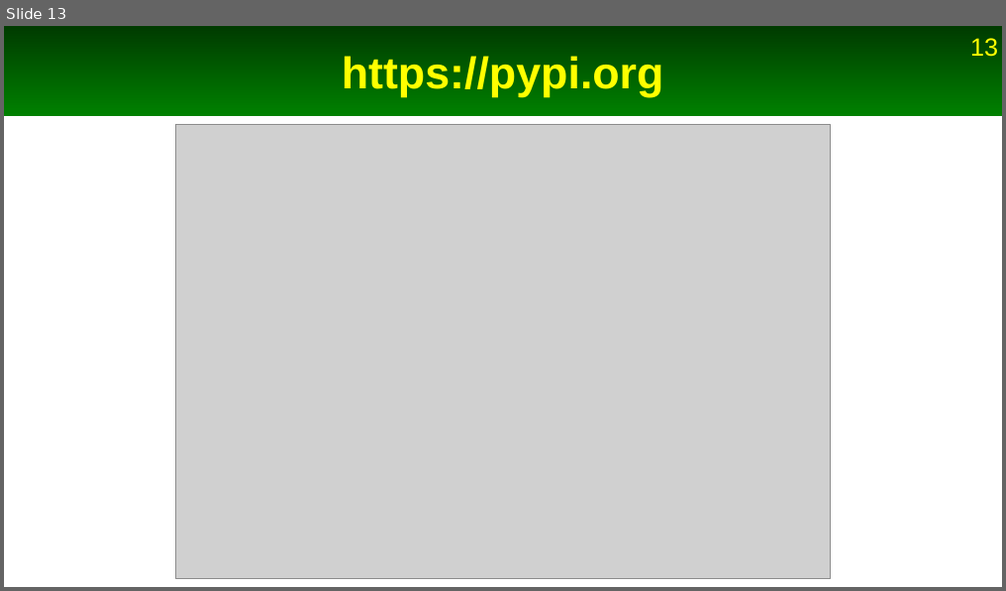
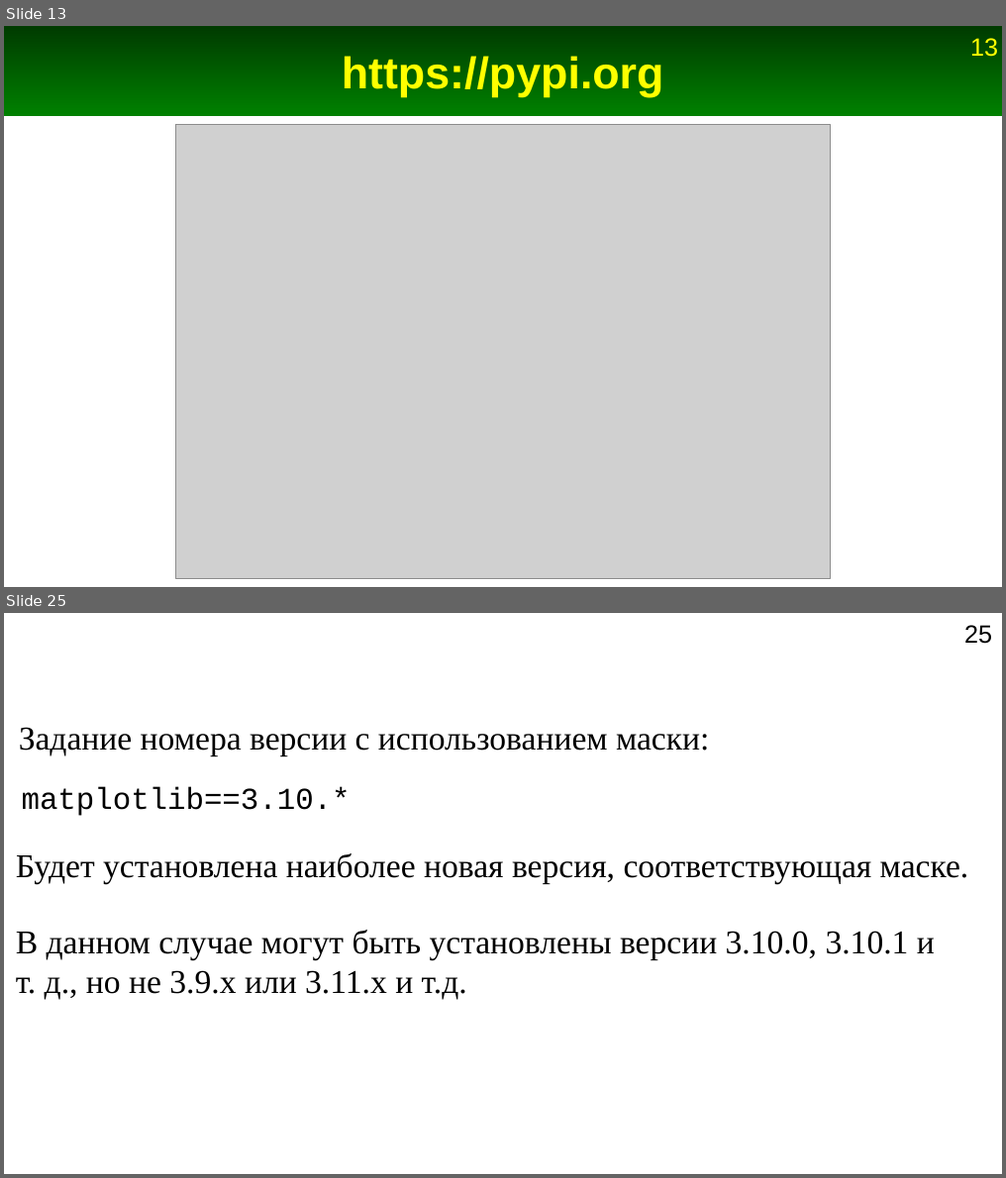
Before and after one commit to Jenyay/python-lectures, a slide deck: presentations/13. Modules.odp. Shown one above the other, each under a label of ours: slide 13 before the commit, slides 13 and 25 after it; the slides between them are not shown. The pictures are 1006x591 and 1006x1178 pixels, drawn with LibreOffice and Linux fonts; fonts in the diff are those of the drawing; grey boxes stand for pictures. Boxes give left, top, right and bottom in pixels: in the first picture for what was removed or moved away, otherwise in the second. Text is boxed around its words. In the diff, an @@ line names an element or a change of style, - is before the commit and + after.

```diff
--- a/presentations/13. Modules.odp
+++ b/presentations/13. Modules.odp
@@ slide 25 added at [4, 613, 1002, 1174], background #FFFFFF @@
@@ page number added at [964, 625, 992, 644], 18 pt, text #000000 @@
+25
@@ text added at [19, 727, 709, 757], 24 pt, text #000000 @@
+Задание номера версии с использованием маски:
@@ text added at [22, 787, 350, 816], 22 pt, text #000000 @@
+matplotlib==3.10.*
@@ text added at [16, 854, 969, 883], 24 pt, text #000000 @@
+Будет установлена наиболее новая версия, соответствующая маске.
@@ text added at [16, 930, 935, 1000], 24 pt, text #000000 @@
+В данном случае могут быть установлены версии 3.10.0, 3.10.1 и т. д., но не 3.9.x или 3.11.x и т.д.
```
Also in this commit, not shown: 6 slides changed, 12 other slides added, 1 other file.
